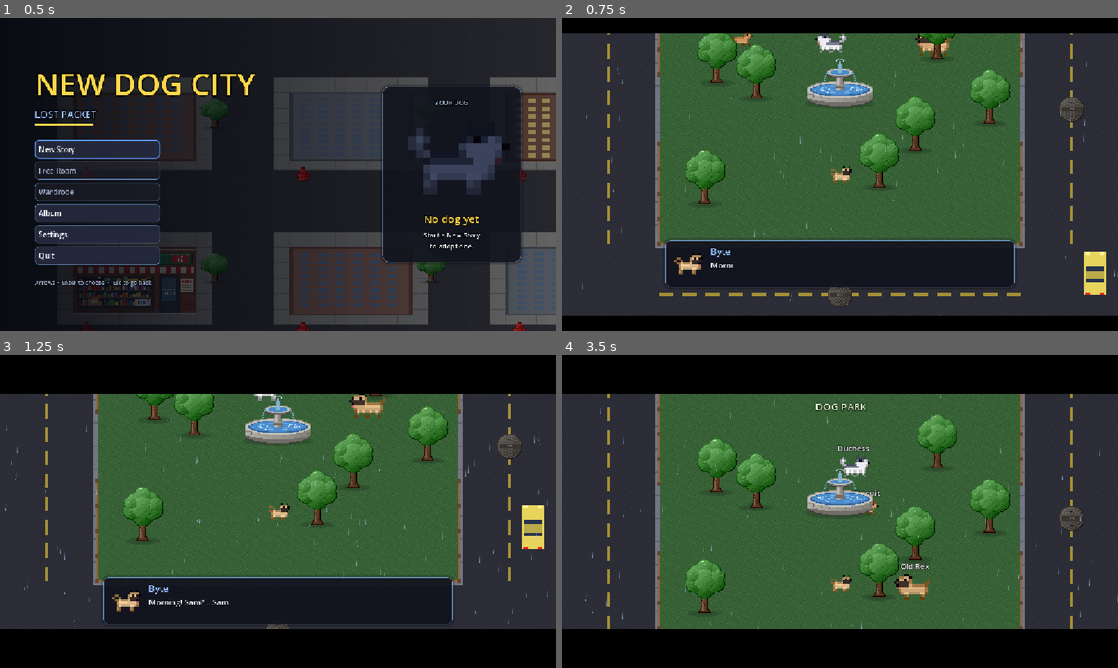
Above: before the commit, frames 1-4 (two rows, left to right).
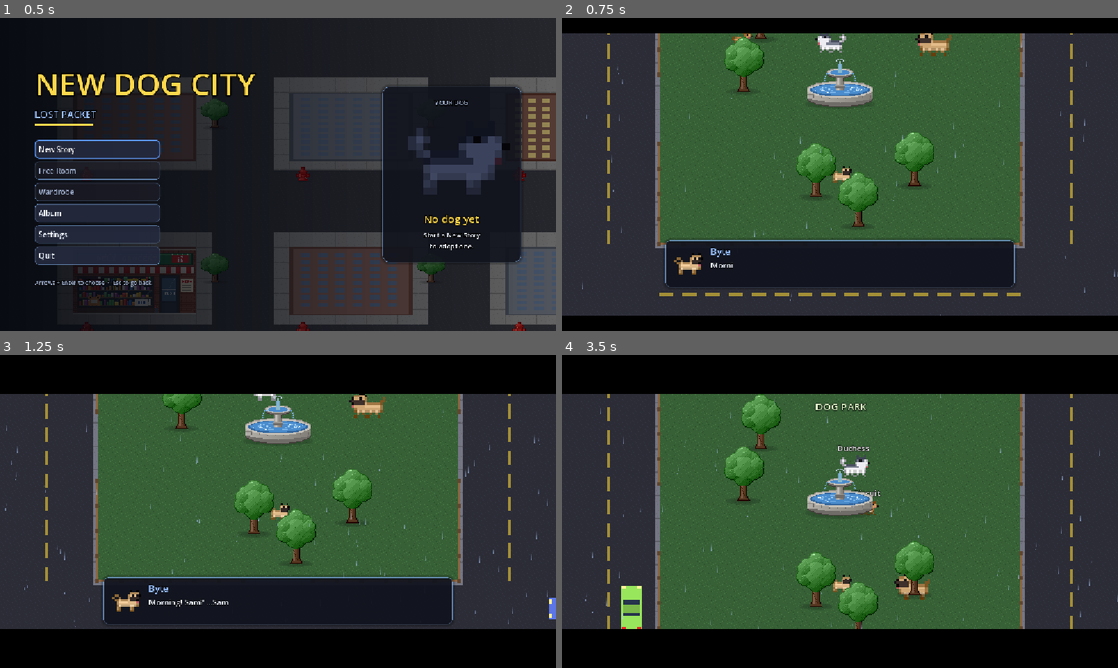
Above: after the commit, the same moments.

Repository: Damon1o/new-dog-city
Game: Godot game, scene res://scenes/Home.tscn
The game is run twice, just before and just after one commit, with the same random seed, the same clock (stepped at 60 frames per second) and the same inputs.
Inputs (mouse positions are in pixels of both pictures, inside the frame that each line leads up to):
- Up to frame 1 (0.5 s): no input
- Up to frame 2 (0.75 s): click "New Story" at 0.5 s
- Up to frame 3 (1.25 s): no input
- Up to frame 4 (3.5 s): tap Enter at 1.25 s; move the mouse to (962, 495) at 1.27 s; hold D (move_right) 1.28-2 s; hold R (bark) 1.28-2 s; click (962, 495) at 1.42 s; drag from (728, 527) to (812, 574) at 2.02 s; move the mouse to (895, 442) at 2.77 s; hold D (move_right) from 2.78 s (still down); tap C (dash) at 2.85 s

Frame 1 is identical in both runs. In frame 2, 6.2% of the frame differs, in the area x 22-98%, y 4-93%; in frame 3, 5.4%; in frame 4, 7.0%, in the area x 10-94%, y 12-88%.
Error after the commit: Invalid access to property or key 'bodega' on a base object of type 'Dictionary'. (res://scripts/world/city_builder.gd:278)

Commit message:
SF sights: Golden Gate Bridge, Painted Ladies, Lombard Street, Ferry Building, Salesforce Tower
Five new SF landmarks (discoverable for XP like the others), drawn by
tools/gen_sf_sights.py. Landmark entries take an optional door template:
the bridge and Lombard have no door, the Painted Ladies are apartments,
the Ferry Building is a marketplace shop, Salesforce keeps the 6-floor office.

Co-Authored-By: Claude Opus 5.5 <noreply@anthropic.com>

Diff:
--- a/scripts/data/cities.gd
+++ b/scripts/data/cities.gd
@@ -33,8 +33,14 @@
 		"parks": [Vector2i(1, 1), Vector2i(6, 1), Vector2i(3, 4), Vector2i(0, 6), Vector2i(7, 4)],
 		"dog_park": 0,
 		"bodegas": [Vector2i(2, 0), Vector2i(5, 5), Vector2i(8, 2)],  # the 3 corner stores
+		# [texture, name, door template ("" = no door; default office with 6 floors + roof)]
 		"landmarks": {Vector2i(4, 2): ["transamerica", "Transamerica Pyramid"],
-			Vector2i(6, 5): ["coit_tower", "Coit Tower"]},
+			Vector2i(6, 5): ["coit_tower", "Coit Tower"],
+			Vector2i(0, 0): ["golden_gate", "Golden Gate Bridge", ""],
+			Vector2i(1, 3): ["painted_ladies", "Painted Ladies", "apartment"],
+			Vector2i(5, 1): ["lombard", "Lombard Street", ""],
+			Vector2i(8, 4): ["ferry_building", "Ferry Building Marketplace", "shop_small"],
+			Vector2i(6, 3): ["salesforce", "Salesforce Tower"]},
 		"shops": {Vector2i(0, 2): "cafe", Vector2i(3, 6): "pizza", Vector2i(7, 0): "gas",
 			Vector2i(5, 3): "hq",  # SF Hack Club HQ
 			Vector2i(2, 3): "startup",  # Good Boy AI garage (systems/startup.gd)
--- a/scripts/game.gd
+++ b/scripts/game.gd
@@ -58,7 +58,8 @@
 const SHOP_INFO := Items.SHOP_INFO
 
 const TEX_NAMES := ["road", "sidewalk", "grass", "building_a", "building_b", "building_c",
-	"empire_state", "chrysler", "transamerica", "coit_tower", "bodega", "subway", "trashcan", "manhole", "water_bowl",
+	"empire_state", "chrysler", "transamerica", "coit_tower",
+	"golden_gate", "painted_ladies", "lombard", "ferry_building", "salesforce",  # SF sights (tools/gen_sf_sights.py) "bodega", "subway", "trashcan", "manhole", "water_bowl",
 	"pigeon", "rat", "squirrel", "raccoon", "treat", "tree", "fountain", "hydrant", "purina",
 	"cat", "shop_floor", "shop_wall", "shelf", "counter", "station_wall", "platform", "track",
 	"pillar", "stairs", "map_board", "train", "subway_wall", "subway_floor", "platform_edge",
--- a/scripts/world/city_builder.gd
+++ b/scripts/world/city_builder.gd
@@ -260,11 +260,16 @@
 				add_tree(p)
 	elif g.LANDMARKS.has(b):
 		var base := o + Vector2(256, 372)
-		add_building(g.tex[g.LANDMARKS[b][0]], base, 1.25, 0.45)
-		g.landmarks.append({"pos": base, "name": g.LANDMARKS[b][1], "seen": false})
-		add_door(base + Vector2(0, 18), "office", b, 0, 6, g.LANDMARKS[b][1])
-		add_tree(o + Vector2(60, 360))
-		add_tree(o + Vector2(452, 360))
+		var lm: Array = g.LANDMARKS[b]
+		var t: Texture2D = g.tex[lm[0]]
+		add_building(t, base, 1.25, 0.45)
+		g.landmarks.append({"pos": base, "name": lm[1], "seen": false})
+		var door: String = lm[2] if lm.size() > 2 else "office"  # bridge / Lombard: look, don't enter
+		if door != "":
+			add_door(base + Vector2(0, 18), door, b, 0, 6 if door == "office" else 1, lm[1])
+		if t.get_width() < 200:  # wide sights fill the block; trees would sit inside them
+			add_tree(o + Vector2(60, 360))
+			add_tree(o + Vector2(452, 360))
 	elif b == CITIES[id].get("airport", Vector2i(-1, -1)):
 		add_building(design("airport"), o + Vector2(256, 260), 2.2, 0.6)
 		add_door(o + Vector2(256, 282), "airport", b, 0, 1, CITIES[id].get("airport_name", "Airport"))
--- a/tests/smoke.gd
+++ b/tests/smoke.gd
@@ -399,7 +399,7 @@
 	await frames(50)
 	assert(game.city.id == "sf" and game.inside == "", "landed in SF on the street")
 	assert(game.save_extra["world/city"] == "sf", "save knows the city")
-	assert(game.landmarks.size() == 2 and game.landmarks.any(func(l): return l.name == "Coit Tower"), "SF landmarks")
+	assert(game.landmarks.size() == 7 and game.landmarks.any(func(l): return l.name == "Golden Gate Bridge"), "SF landmarks")
 	assert(game.stations.size() == 4 and game.bodega_doors.size() == 3, "4 cable car stops, 3 corner stores")
 	var sfo: Array = game.doors.filter(func(d): return d.template == "airport")
 	assert(sfo.size() == 1 and sfo[0].name == "SFO Airport" and player.position.distance_to(sfo[0].pos) < 200.0, "dog at SFO")
Binary file added: assets/ferry_building.png
Not shown, added: assets/ferry_building.png.import
Binary file added: assets/golden_gate.png
Not shown, added: assets/golden_gate.png.import
Binary file added: assets/lombard.png
Not shown, added: assets/lombard.png.import
Binary file added: assets/painted_ladies.png
Not shown, added: assets/painted_ladies.png.import
Binary file added: assets/salesforce.png
Not shown, added: assets/salesforce.png.import
